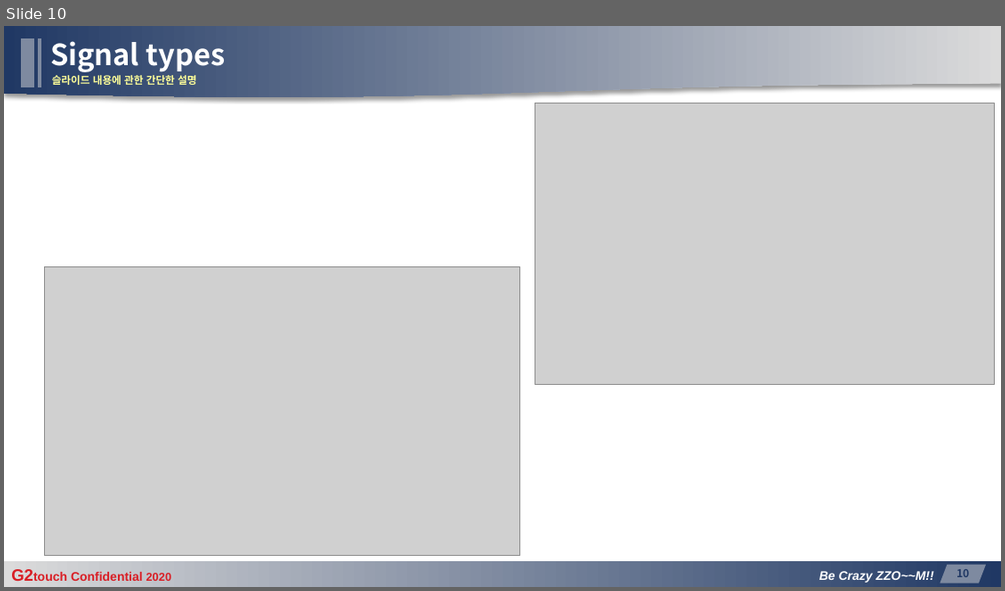
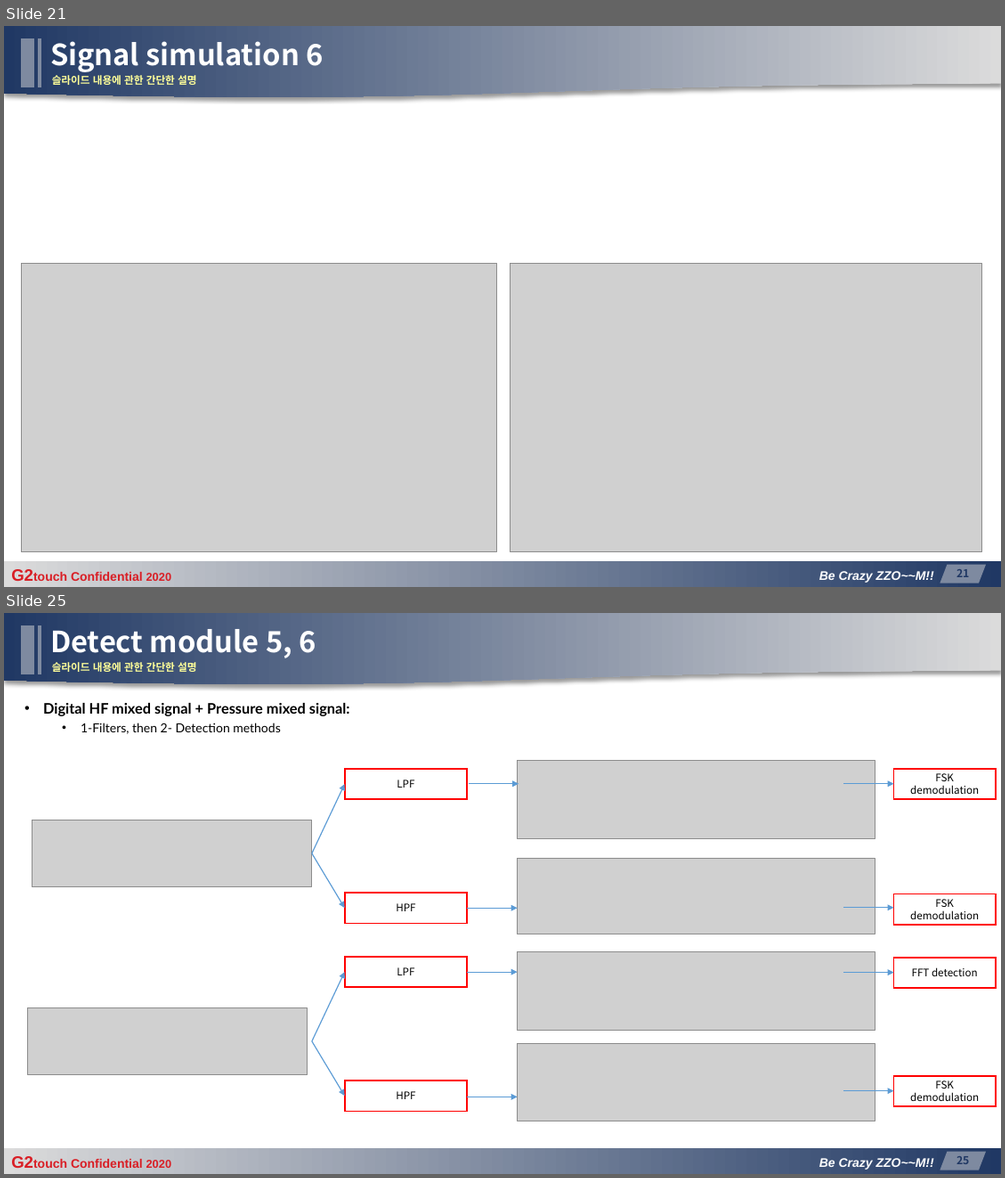
Before and after one commit to manhduc1811/MPP-signal-simulation-and-detection, a slide deck: G2touch_D2center_mducng_MPPv20_AFE-IC_DetectingPart_v03.pptx. Shown one above the other, each under a label of ours: slide 10 before the commit, slides 21 and 25 after it; the slides between them are not shown. The pictures are 1005x591 and 1005x1178 pixels, drawn with LibreOffice and Linux fonts; fonts in the diff are those of the drawing; grey boxes stand for pictures; background and template pictures are left out. Boxes give left, top, right and bottom in pixels: in the first picture for what was removed or moved away, otherwise in the second. Text is boxed around its words. In the diff, an @@ line names an element or a change of style, - is before the commit and + after.

```diff
--- a/G2touch_D2center_mducng_MPPv20_AFE-IC_DetectingPart_v03.pptx
+++ b/G2touch_D2center_mducng_MPPv20_AFE-IC_DetectingPart_v03.pptx
@@ slide 25 added at bbox=[4, 613, 1001, 1174], background #FFFFFF; not listed: 7 template elements that a slide beside it also shows @@
@@ title added at bbox=[50, 629, 316, 658], 28 pt, text #FFFFFF, bold @@
+Detect module 5, 6
@@ text added at bbox=[52, 662, 196, 672], 10 pt, text #FFFF99, bold @@
+슬라이드 내용에 관한 간단한 설명
@@ text added at bbox=[43, 703, 350, 734], 14 pt, text #000000, bold @@
+• Digital HF mixed signal + Pressure mixed signal:
+  • 1-Filters, then 2- Detection methods
@@ rectangle added at bbox=[894, 769, 995, 799], outline #FF0000 1.5 pt, 10 pt, text #000000 @@
+FSK demodulation
@@ arrow added from (844, 784) to (894, 784), #5B9BD5 1 pt @@
@@ rectangle added at bbox=[894, 894, 995, 925], outline #FF0000 1.5 pt, 10 pt, text #000000 @@
+FSK demodulation
@@ group added at bbox=[32, 761, 874, 933]: 4 arrows, 3 pictures, 2 rectangles @@
+LPF
+HPF
@@ arrow added from (844, 908) to (894, 908), #5B9BD5 1 pt @@
@@ rectangle added at bbox=[894, 957, 995, 988], outline #FF0000 1.5 pt, 10 pt, text #000000 @@
+FFT detection
@@ arrow added from (844, 973) to (894, 973), #5B9BD5 1 pt @@
@@ group added at bbox=[27, 952, 875, 1120]: 4 arrows, 3 pictures, 2 rectangles @@
+LPF
+HPF
@@ arrow added from (844, 1091) to (894, 1091), #5B9BD5 1 pt @@
@@ rectangle added at bbox=[894, 1076, 995, 1107], outline #FF0000 1.5 pt, 10 pt, text #000000 @@
+FSK demodulation
@@ what was slide 10 is now slide 21 @@
@@ slide 21 changed as well @@
@@ title at bbox=[50, 41, 323, 72]: text changed @@
-Signal types
+Signal simulation 6
@@ picture: place and size @@
-picture at bbox=[44, 267, 520, 556]
+picture at bbox=[21, 263, 497, 552]
@@ picture: place and size @@
-picture at bbox=[535, 103, 994, 384]
+picture at bbox=[510, 263, 982, 552]
@@ page number at bbox=[956, 569, 969, 577]: text changed @@
-10
+21
```
Also in this commit, not shown: 14 other slides changed, 7 other slides added.
